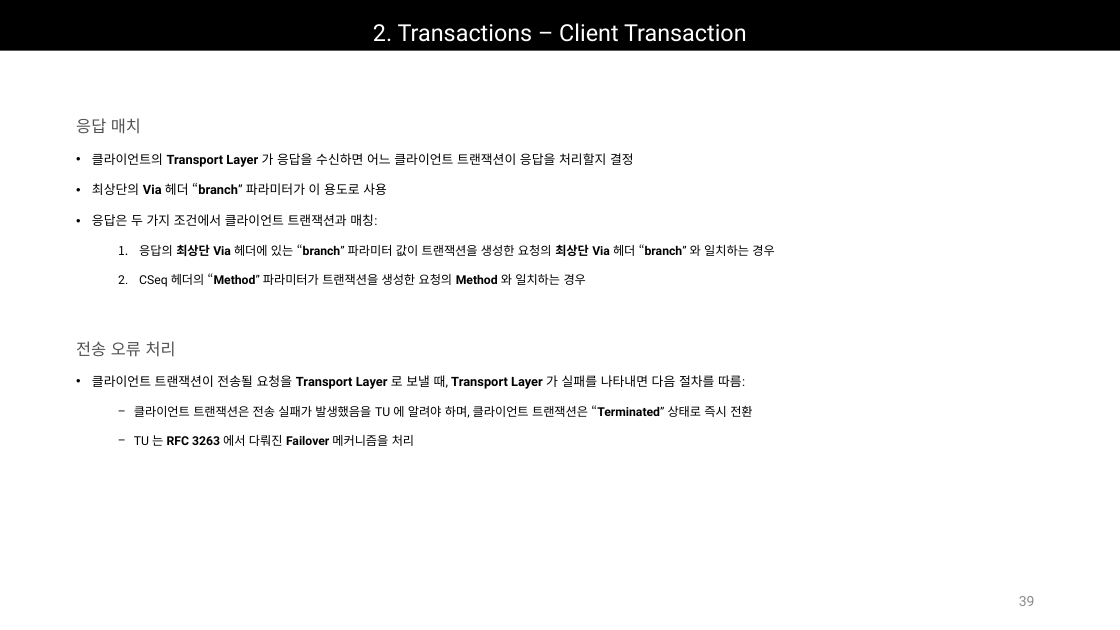
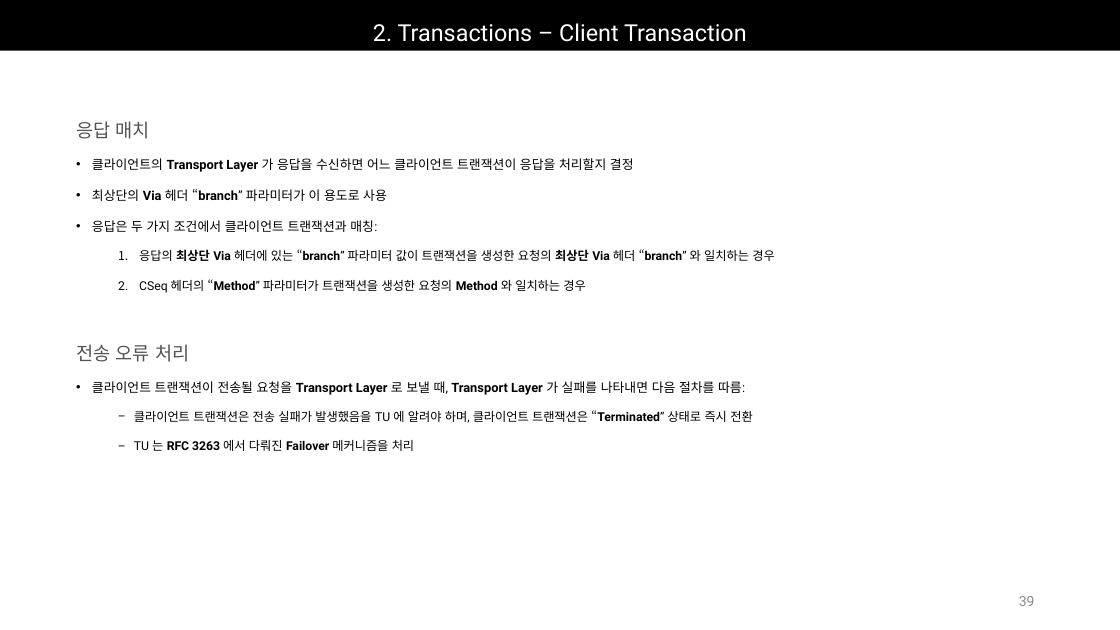
Before and after one commit to Epsilonely/SIP-Survey, a slide deck: slide 39 of 세미나 3차.pptx. Drawn at 1120x630 pixels with LibreOffice and Linux fonts; fonts in the diff are those of the drawing. Boxes give left, top, right and bottom in pixels: in the first picture for what was removed or moved away, otherwise in the second. Text is boxed around its words. In the diff, an @@ line names an element or a change of style, - is before the commit and + after.

```diff
--- a/세미나 3차.pptx
+++ b/세미나 3차.pptx
@@ text at [76, 121, 150, 139]: size 14 to 16 pt in "응답 매치" @@
@@ text at [76, 344, 189, 362]: size 14 to 16 pt in "전송 오류 처리" @@
```
Also in this commit, not shown: 6 other slides changed, 8 slides added, 2 other files.
